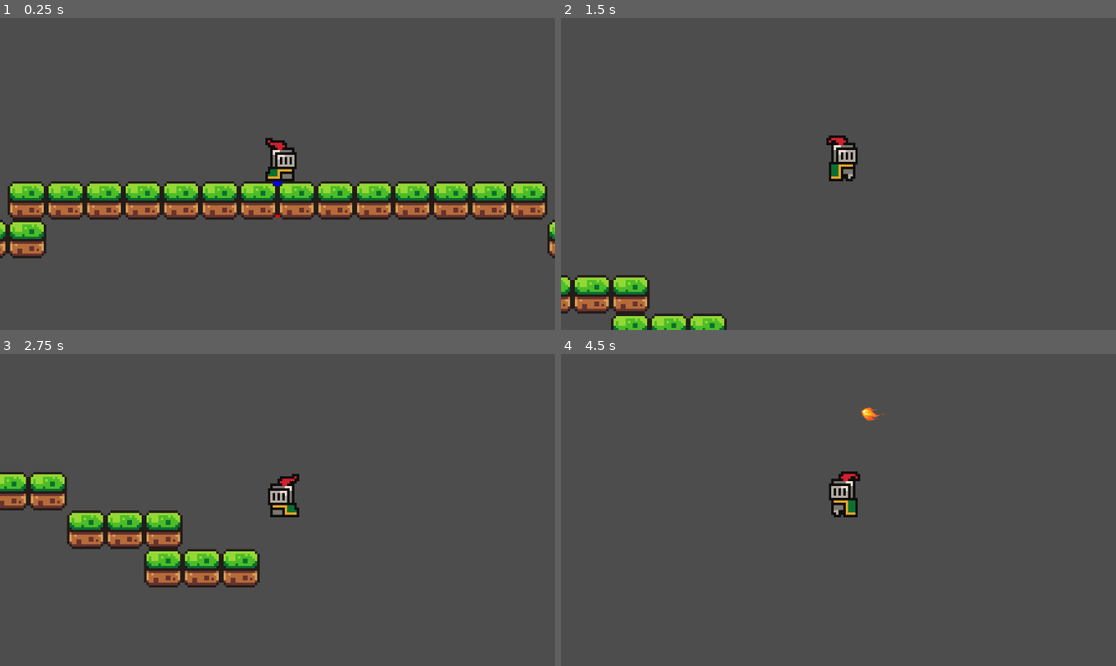
Above: before the commit, frames 1-4 (two rows, left to right).
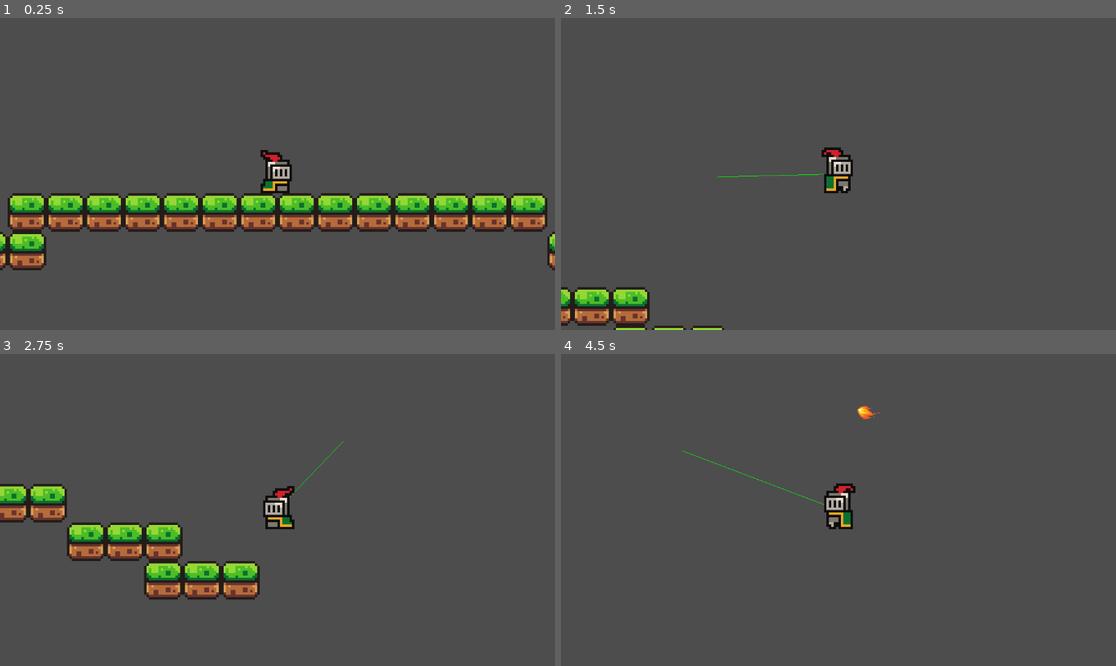
Above: after the commit, the same moments.

Repository: stackhacksbu/StackhacksGameDevRepo
Game: Godot game, scene res://scenes/Game.tscn
Two runs of this game, one before a commit and one after it. Both use one fixed random seed, a clock stepped at 60 frames per second and the inputs below.
Inputs (mouse positions are in pixels of both pictures, inside the frame that each line leads up to):
- Up to frame 1 (0.25 s): no input
- Up to frame 2 (1.5 s): move the mouse to (960, 158) at 0.52 s; hold D (move_right) from 0.53 s (still down); tap 1 (arcaneadrenaline) at 0.6 s; tap W (jump) at 0.77 s; move the mouse to (727, 189) at 1.27 s; tap Q (dash) at 1.35 s
- Up to frame 3 (2.75 s): tap W (jump) at 1.52 s; move the mouse to (333, 441) at 2.02 s; release D (move_right) at 2.03 s; hold A (move_left) from 2.03 s (still down); tap 2 (fireball) at 2.1 s
- Up to frame 4 (4.5 s): move the mouse to (810, 572) at 2.77 s; release A (move_left) at 2.78 s; hold D (move_right) 2.78-4.28 s; tap 1 (arcaneadrenaline) at 2.85 s; tap W (jump) at 3.02, 3.77 s; move the mouse to (1005, 556) at 3.52 s; tap Q (dash) at 3.6 s; move the mouse to (672, 463) at 4.27 s; hold A (move_left) from 4.28 s (still down); tap 2 (fireball) at 4.35 s

The runs differ from the first frame. In frame 1, 16% of the frame differs, in the area x 0-100%, y 38-81%; in frame 2, 4.0%; in frame 3, 8.4%; in frame 4, 1.0%.

Commit message:
fixed transform issues on player and fireball

Diff:
--- a/project.godot
+++ b/project.godot
@@ -17,7 +17,7 @@
 
 [display]
 
-mouse_cursor/custom_image="res://assets/sprites/crosshair.png"
+mouse_cursor/custom_image_hotspot=Vector2(25, 10)
 
 [input]
 
--- a/scenes/player.tscn
+++ b/scenes/player.tscn
@@ -46,11 +46,10 @@
 script = ExtResource("1_3ovcl")
 
 [node name="CollisionShape2D" type="CollisionShape2D" parent="."]
-position = Vector2(2, -5)
 shape = SubResource("CircleShape2D_pyaji")
 
 [node name="AnimatedSprite2D" type="AnimatedSprite2D" parent="."]
-position = Vector2(2, -9)
+position = Vector2(0, -4)
 rotation = 0.000144011
 sprite_frames = SubResource("SpriteFrames_c4vtd")
 autoplay = "default"
--- a/scenes/projectile.tscn
+++ b/scenes/projectile.tscn
@@ -10,11 +10,9 @@
 script = ExtResource("1_5m414")
 
 [node name="Fireball" type="Sprite2D" parent="."]
-position = Vector2(0.16, -1.81)
 scale = Vector2(0.02, 0.02)
 texture = ExtResource("2_vrus0")
 
 [node name="CollisionShape2D" type="CollisionShape2D" parent="."]
-position = Vector2(0.16, -1.81)
 scale = Vector2(0.5, 0.5)
 shape = SubResource("CircleShape2D_1jn5a")
--- a/scripts/player.gd
+++ b/scripts/player.gd
@@ -24,10 +24,8 @@
 	abilities["fireball"] = load("res://scripts/fireball.gd").new()
 
 func _draw():
-	draw_circle(position, 5, Color(1, 0, 0)) # Red circle
-	draw_line(position, get_global_mouse_position(), Color(0, 1, 0)) # Green line
-	draw_circle($AnimatedSprite2D.global_position, 5, Color(0, 0, 1))  # Sprite position
-
+	draw_circle(Vector2(0,0), 5, Color(1, 0, 0)) # Red circle
+	draw_line(Vector2(0,0), get_global_mouse_position()-position, Color(0, 1, 0)) # Green line
 
 func _physics_process(delta: float) -> void:
 	if not is_on_floor():
